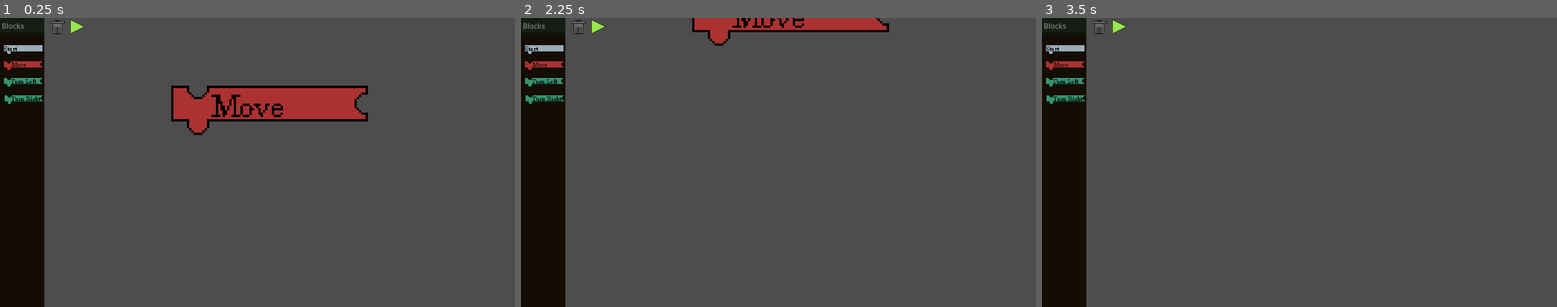
Above: before the commit, frames 1-3 (left to right).
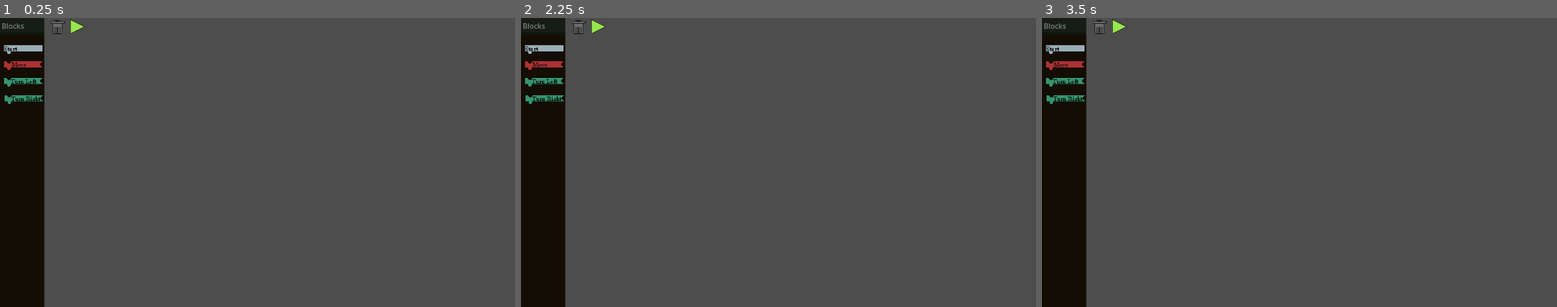
Above: after the commit, the same moments.

Repository: MoonBasedKas/pizzaProtocol
Game: Godot game, scene res://scenes/codeMenu.tscn
The game is run twice, just before and just after one commit, with the same random seed, the same clock (stepped at 60 frames per second) and the same inputs.
Inputs (mouse positions are in pixels of both pictures, inside the frame that each line leads up to):
- Up to frame 1 (0.25 s): no input
- Up to frame 2 (2.25 s): tap Enter at 0.5, 2 s; move the mouse to (891, 148) at 0.52 s; click (891, 148) at 0.6 s; tap Space (pause) at 1.25 s; move the mouse to (675, 176) at 1.27 s; click (675, 176) at 1.35 s; move the mouse to (830, 98) at 2.02 s; hold Down (scroll_Down) from 2.03 s (still down)
- Up to frame 3 (3.5 s): click (1351, 98) at 2.3 s; tap Space (pause) at 2.75 s; move the mouse to (1273, 220) at 2.77 s; release Down (scroll_Down) at 2.78 s; tap Left (scroll_Left) at 2.85 s; click (1273, 220) at 3.05 s

The runs differ from the first frame. In frame 1, 4.7% of the frame differs, in the area x 33-72%, y 23-41%; in frame 2, 2.0%; in frame 3, nothing differs.

Commit message:
Dynamic code block creation

Diff:
--- /dev/null
+++ b/pizzaprotocol/creationNode.gd
@@ -0,0 +1,15 @@
+extends Sprite2D
+
+var clicked = false
+
+func _input(event):
+	if event is InputEventMouseButton and event.pressed and event.button_index == MOUSE_BUTTON_LEFT:
+		if get_rect().has_point(to_local(event.position)):
+			ProgramData.addQueue(self.name)
+			clicked = true
+	elif event is InputEventMouseButton and event.is_released() and event.button_index == MOUSE_BUTTON_LEFT:
+		clicked = false
+
+
+func isClicked():
+	return clicked
--- /dev/null
+++ b/pizzaprotocol/program_data.gd
@@ -0,0 +1,24 @@
+extends Node
+
+class_name program_data
+
+
+var creation_queue = []
+
+## Adds a new item to the queue.
+func addQueue(name):
+	creation_queue.append(name)
+
+## dequeues an item
+func dequeue():
+	if len(creation_queue) != 0:
+		return creation_queue.pop_front()
+	return null
+
+## Prints the queue of blocks to create
+func printQueue():
+	print(self.creation_queue)
+
+
+#func _physics_process(delta: float) -> void:
+	#printQueue()
--- a/pizzaprotocol/project.godot
+++ b/pizzaprotocol/project.godot
@@ -18,6 +18,7 @@
 [autoload]
 
 Interpreter="*res://Interpreter.gd"
+ProgramData="*res://program_data.gd"
 
 [dotnet]
 
--- a/pizzaprotocol/scenes/CodeBlocks.tscn
+++ b/pizzaprotocol/scenes/CodeBlocks.tscn
@@ -1,9 +1,10 @@
-[gd_scene load_steps=6 format=3 uid="uid://dng1x6661fg8s"]
+[gd_scene load_steps=7 format=3 uid="uid://dng1x6661fg8s"]
 
 [ext_resource type="Script" uid="uid://dy5dqvymim51e" path="res://BlockContainer.gd" id="1_jvvul"]
 [ext_resource type="Texture2D" uid="uid://c6om30idm7mhx" path="res://codeBlocks/blockSprites/moveBlock.png" id="1_o27lk"]
 [ext_resource type="Texture2D" uid="uid://dxr8c8ge7tixg" path="res://codeBlocks/blockSprites/startBlock.png" id="2_abhwp"]
 [ext_resource type="Texture2D" uid="uid://fddi4i60lopj" path="res://codeBlocks/blockSprites/turnLeftBlock.png" id="3_jvvul"]
+[ext_resource type="Script" uid="uid://b4mqskm61l8lq" path="res://creationNode.gd" id="3_vswnm"]
 [ext_resource type="Texture2D" uid="uid://7qt7j1e0npmv" path="res://codeBlocks/blockSprites/turnRightBlock.png" id="4_vswnm"]
 
 [node name="CanvasLayer" type="CanvasLayer"]
@@ -21,21 +22,25 @@
 position = Vector2(49, 112)
 scale = Vector2(0.2, 0.2)
 texture = ExtResource("1_o27lk")
+script = ExtResource("3_vswnm")
 
 [node name="StartBlock" type="Sprite2D" parent="blockContainer"]
 position = Vector2(49, 76)
 scale = Vector2(0.2, 0.2)
 texture = ExtResource("2_abhwp")
+script = ExtResource("3_vswnm")
 
 [node name="TurnLeftBlock" type="Sprite2D" parent="blockContainer"]
 position = Vector2(49, 149)
 scale = Vector2(0.2, 0.2)
 texture = ExtResource("3_jvvul")
+script = ExtResource("3_vswnm")
 
 [node name="TurnRightBlock" type="Sprite2D" parent="blockContainer"]
 position = Vector2(50, 188)
 scale = Vector2(0.2, 0.2)
 texture = ExtResource("4_vswnm")
+script = ExtResource("3_vswnm")
 
 [node name="ColorRect2" type="ColorRect" parent="."]
 offset_top = -28.0
--- a/pizzaprotocol/scenes/codeMenu.tscn
+++ b/pizzaprotocol/scenes/codeMenu.tscn
@@ -1,13 +1,9 @@
-[gd_scene load_steps=4 format=3 uid="uid://cqcoknf12ki0m"]
+[gd_scene load_steps=3 format=3 uid="uid://cqcoknf12ki0m"]
 
 [ext_resource type="Script" uid="uid://cabujkcexo7ic" path="res://scenes/code_menu.gd" id="1_vtdg0"]
 [ext_resource type="PackedScene" uid="uid://brmpyo72oggu8" path="res://scenes/CodeCamera.tscn" id="3_qm7gu"]
-[ext_resource type="PackedScene" uid="uid://fikt5hims8vk" path="res://codeBlocks/codeFolder/MoveBlock.tscn" id="3_vtdg0"]
 
 [node name="CodeEditor" type="Node2D"]
 script = ExtResource("1_vtdg0")
 
-[node name="MoveCodeBlock" parent="." instance=ExtResource("3_vtdg0")]
-position = Vector2(11, -129)
-
 [node name="Camera2D" parent="." instance=ExtResource("3_qm7gu")]
--- a/pizzaprotocol/scenes/code_menu.gd
+++ b/pizzaprotocol/scenes/code_menu.gd
@@ -5,6 +5,7 @@
 var blocks = []
 var funcs = []
 var start = null
+var loc : String = ""
 
 
 func _ready():
@@ -15,3 +16,41 @@
 	if Input.is_action_pressed("pause"):
 #		BEGIN THE GAUNTLET! WILL SWAP SCENES!
 		pass
+
+	createNodes()
+
+func createNodes():
+	var temp = ProgramData.dequeue()
+
+	if temp == null:
+		return 0
+	determineNode(temp)
+	return 0
+
+func blockAlc(new):
+		new = new.instantiate()
+		add_child(new)
+		blocks.append(new)
+		return new
+
+func determineNode(name):
+	var new = null
+	if name == "StartBlock" and start == null:
+		new = preload("res://codeBlocks/codeFolder/StartBlock.tscn")
+		new = blockAlc(new)
+		start = new
+
+	if name == "MoveBlock":
+		new = preload("res://codeBlocks/codeFolder/MoveBlock.tscn")
+		new = blockAlc(new)
+		start = new
+
+	if name == "TurnLeftBlock":
+		new = preload("res://codeBlocks/codeFolder/TurnLeft.tscn")
+		new = blockAlc(new)
+		start = new
+
+	if name == "TurnRightBlock":
+		new = preload("res://codeBlocks/codeFolder/TurnRight.tscn")
+		new = blockAlc(new)
+		start = new
Not shown, added: pizzaprotocol/creationNode.gd.uid
Not shown, added: pizzaprotocol/program_data.gd.uid
